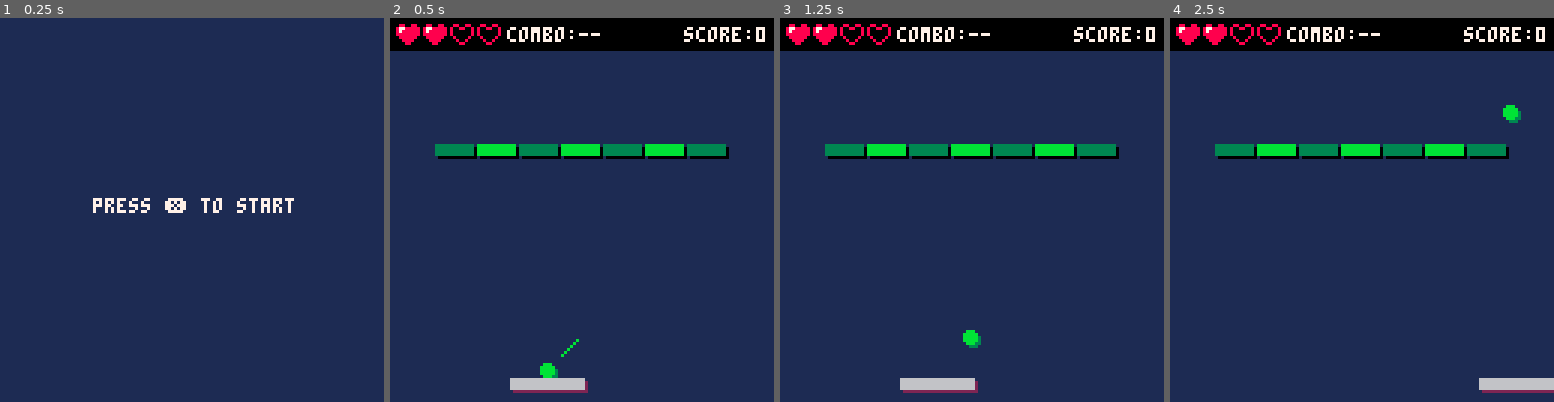
Above: before the commit, frames 1-4 (left to right).
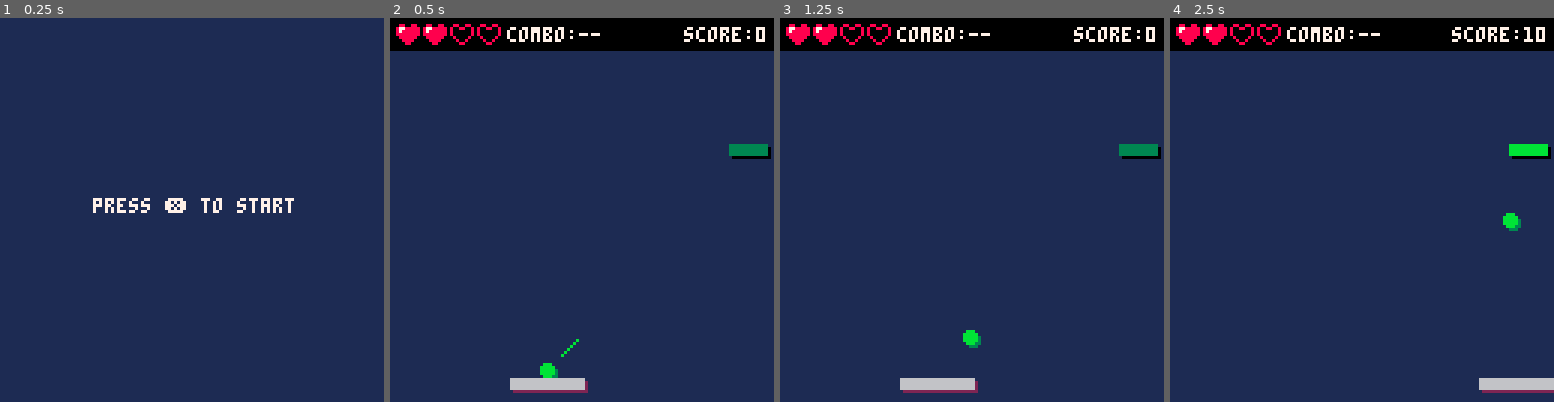
Above: after the commit, the same moments.

Repository: mattmuroya/pico-8
Game: PICO-8 cartridge carts/breakout/breakout.p8
Same seed, same stepped clock (60 frames per second), same inputs: the game is played once before the commit and once after it.
Inputs:
- Up to frame 1 (0.25 s): no input
- Up to frame 2 (0.5 s): tap X (X key) at 0.33 s
- Up to frame 3 (1.25 s): tap X (X key) at 1.07 s
- Up to frame 4 (2.5 s): hold Right 1.6-2.1 s; tap X (X key) at 1.85 s; hold Right from 2.47 s (still down)

Frame 1 is identical in both runs. In frame 2, 3.3% of the frame differs, in the area x 11-100%, y 32-37%; in frame 3, 3.3%; in frame 4, 3.9%, in the area x 11-100%, y 2-56%.

Commit message:
Optimize brick maker/level builder

Diff:
--- a/carts/breakout/breakout.p8
+++ b/carts/breakout/breakout.p8
@@ -6,43 +6,32 @@
 function _init()
     mode = "start"
     levels = {
-        -- brick types
-        --     - 0: space
-        --     - 1: basic
-        --     - 2: thicc bricc
-        --     - 3: indestructible (to-do)
-        --     - 4: exploding (to-do)
-        --     - 5: powerup (to-do)
-
         -- level 1
         {
-            {0,0,0,0,0,0,0,0,0},
-            {0,0,0,0,0,0,0,0,0},
-            {0,0,0,0,0,0,0,0,0},
-            {0,0,0,0,0,0,0,0,0},
-            {0,2,1,2,1,2,1,2,0},
+            "         ",
+            "         ",
+            "         ",
+            "         ",
+            "        t",
         },
         -- level 2
         {
-            -- {0,0,0,0,0,0,0,0,0},
-            -- {1,1,0,1,1,1,0,1,1},
-            -- {1,1,1,1,1,1,1,1,1},
-            -- {1,1,0,1,1,1,0,1,1},
-            -- {1,1,1,1,1,1,1,1,1},
-            -- {1,1,0,0,1,0,0,1,1},
-            {0,0,0,0,0,0,0,1,0}
+            "         ",
+            "         ",
+            "         ",
+            "         ",
+            "        t",
         },
         -- level 3
         {
-            -- {0,1,0,0,0,0,0,1,0},
-            -- {0,0,1,0,0,0,1,0,0},
-            -- {0,0,1,1,1,1,1,0,0},
-            -- {0,1,1,0,1,0,1,1,0},
-            -- {1,1,1,1,1,1,1,1,1},
-            -- {1,0,1,1,1,1,1,0,1},
-            -- {1,0,1,0,0,0,1,0,1},
-            -- {0,0,0,1,0,1,0,0,0},
-            {0,0,0,0,0,0,0,1,0}
+            " b     b ",
+            "  b   b  ",
+            "  bbbbb  ",
+            " bb b bb ",
+            "bbbbbbbbb",
+            "b bbbbb b",
+            "b b   b b",
+            "   b b   ",
         }
     }
 end
@@ -91,9 +80,8 @@
     ball.dy = -1
     reset_ball()
 
-    bricks = {}
     level = 1
-    build_level(level)
+    build(levels[level])
 end
 
 function update_start()
@@ -109,7 +97,7 @@
         mode = "game"
         btn_released = false
         reset_ball()
-        build_level(level)
+        build(levels[level])
     end
 end
 
@@ -257,29 +245,34 @@
     multiplier = 0
 end
 
-
-function build_level(level)
-    for i = 1, #levels[level] do
-        for j = 1, #levels[level][i] do
-            make_brick(
+function build(level)
+    bricks = {}
+    for i = 1, #level do
+        for j = 1, #level[i] do
+            add(bricks, make_brick(
                 1 + (j - 1) % 9 * 14,
                 18 + (i - 1) * 6,
                 13,
                 4,
-                levels[level][i][j] -- hp
-            )
-        end
-    end
-end
-
-function make_brick(x, y, w, h, hp)
-    add(bricks, {
+                level[i][j]
+            ))
+        end
+    end
+end
+
+function make_brick(x, y, w, h, type)
+    local brick = {
         x = x,
         y = y,
         w = w,
         h = h,
-        hp = hp or 0
-    })
+        type = type,
+    }
+    brick.hp = type == "b" and 1
+        or type == "t" and 2
+        -- or type == "indestructible" and -1
+        or 0
+    return brick
 end
 
 function collide(ball, rect)
